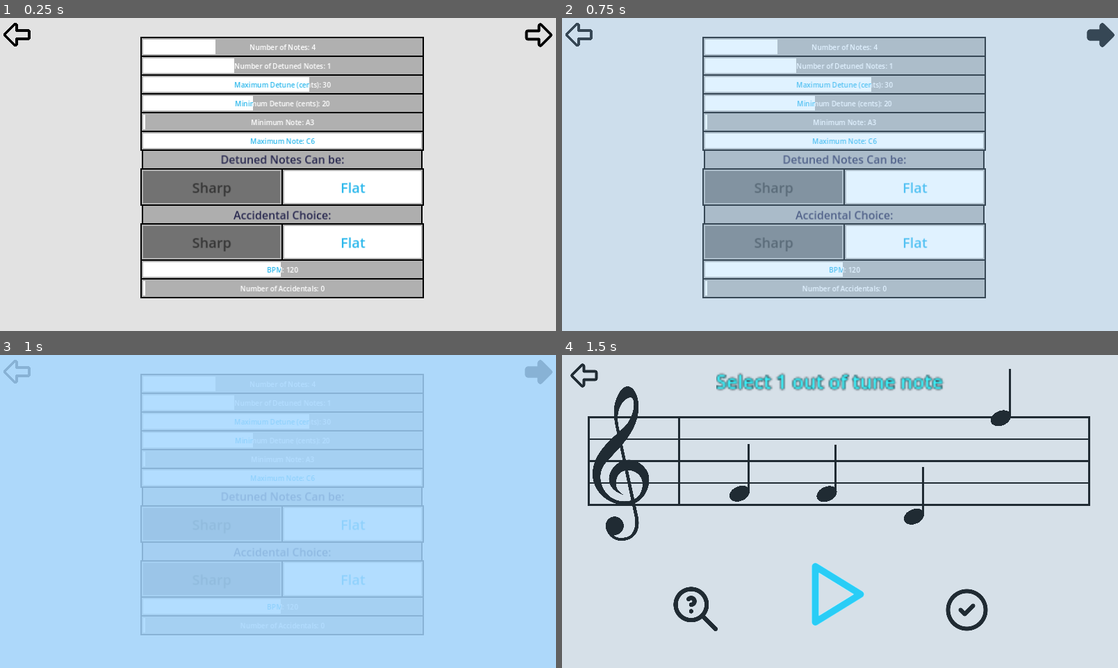
Above: before the commit, frames 1-4 (two rows, left to right).
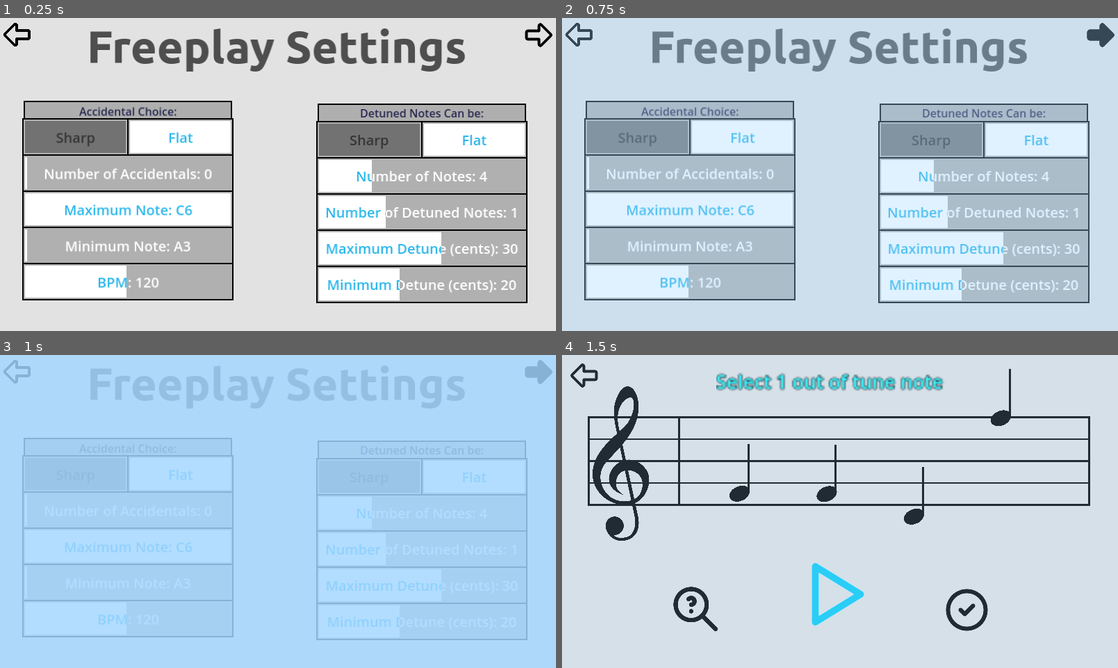
Above: after the commit, the same moments.

Repository: Sniggiho/COMP225-Reluna
Game: Godot game, scene res://Scenes/FreeplaySettingsMenu/FreeplaySettingsMenu.tscn
Two runs of this game, one before a commit and one after it. Both use one fixed random seed, a clock stepped at 60 frames per second and the inputs below. This scene is started directly instead of the project's main scene.
Inputs (mouse positions are in pixels of both pictures, inside the frame that each line leads up to):
- Up to frame 1 (0.25 s): no input
- Up to frame 2 (0.75 s): click (1101, 33) at 0.5 s
- Up to frame 3 (1 s): no input
- Up to frame 4 (1.5 s): click (834, 592) at 1.25 s

The runs differ from the first frame. In frame 1, 61% of the frame differs, in the area x 4-95%, y 3-92%; in frame 2, 49%; in frame 3, 8.1%; in frame 4, nothing differs.
Error in both runs: Cannot call method 'set_flip_h' on a null value. (res://Scenes/Note/Note.gd:88)

Commit message:
Freeplay settings prettier

Diff:
--- a/Project/Scenes/FreeplaySettingsMenu/FreeplaySettingsMenu.tscn
+++ b/Project/Scenes/FreeplaySettingsMenu/FreeplaySettingsMenu.tscn
@@ -14,11 +14,10 @@
 [ext_resource type="Script" path="res://Scenes/FreeplaySettingsMenu/MaxDetuneCents2.gd" id="21_oi6lf"]
 [ext_resource type="Script" path="res://Scenes/FreeplaySettingsMenu/MinDetuneCents2.gd" id="22_ha0as"]
 
-[sub_resource type="StyleBoxLine" id="StyleBoxLine_kvu5a"]
-grow_begin = 4.0
-grow_end = 4.0
-thickness = 4
-vertical = true
+[sub_resource type="StyleBoxLine" id="StyleBoxLine_hdchv"]
+grow_begin = 0.0
+grow_end = 0.0
+thickness = 4
 
 [sub_resource type="StyleBoxLine" id="StyleBoxLine_pjunv"]
 grow_begin = 4.0
@@ -27,6 +26,12 @@
 vertical = true
 
 [sub_resource type="StyleBoxLine" id="StyleBoxLine_l8p8p"]
+grow_begin = 4.0
+grow_end = 4.0
+thickness = 4
+vertical = true
+
+[sub_resource type="StyleBoxLine" id="StyleBoxLine_kvu5a"]
 grow_begin = 4.0
 grow_end = 4.0
 thickness = 4
@@ -44,80 +49,148 @@
 texture_focused = ExtResource("13_5oshy")
 
 [node name="NotesSettings" type="VBoxContainer" parent="."]
-offset_left = 409.0
-offset_top = 59.0
-offset_right = 1217.0
-offset_bottom = 1019.0
-
-[node name="NumNotes" parent="NotesSettings" instance=ExtResource("18_2jqco")]
-layout_mode = 2
-script = ExtResource("19_amv7j")
-text = "Number of Notes"
-minActualValue = 4
-maxActualValue = 15
-
-[node name="NumDetunedNotes" parent="NotesSettings" instance=ExtResource("18_2jqco")]
-layout_mode = 2
-max_value = 3.0
-value = 1.0
-script = ExtResource("20_d2nyq")
-text = "Number of Detuned Notes"
-minActualValue = 1
-maxActualValue = 3
-
-[node name="MaxDetuneCents" parent="NotesSettings" instance=ExtResource("18_2jqco")]
-layout_mode = 2
-max_value = 50.0
-step = 5.0
-value = 30.0
-script = ExtResource("21_oi6lf")
-text = "Maximum Detune (cents)"
-minActualValue = 5
-maxActualValue = 50
-
-[node name="MinDetuneCents" parent="NotesSettings" instance=ExtResource("18_2jqco")]
-layout_mode = 2
-max_value = 50.0
-step = 5.0
-value = 20.0
-script = ExtResource("22_ha0as")
-text = "Minimum Detune (cents)"
-minActualValue = 5
-maxActualValue = 50
-
-[node name="MinNote" parent="NotesSettings" instance=ExtResource("18_2jqco")]
+offset_left = 397.0
+offset_top = 9.0
+offset_right = 1205.0
+offset_bottom = 969.0
+
+[node name="ForwardButton" type="TextureButton" parent="."]
+offset_left = 1503.0
+offset_top = 1.0
+offset_right = 1743.0
+offset_bottom = 241.0
+scale = Vector2(0.4, 0.4)
+texture_normal = ExtResource("16_im4tj")
+texture_hover = ExtResource("13_5oshy")
+texture_focused = ExtResource("13_5oshy")
+flip_h = true
+
+[node name="ColumnA" type="VBoxContainer" parent="."]
+offset_left = 69.0
+offset_top = 239.0
+offset_right = 669.0
+offset_bottom = 809.0
+
+[node name="Accidental Choice" type="VBoxContainer" parent="ColumnA"]
+layout_mode = 2
+theme_override_constants/separation = 0
+
+[node name="HSeparator" type="HSeparator" parent="ColumnA/Accidental Choice"]
+layout_mode = 2
+theme_override_styles/separator = SubResource("StyleBoxLine_hdchv")
+
+[node name="HBoxContainer" type="HBoxContainer" parent="ColumnA/Accidental Choice"]
+layout_mode = 2
+theme_override_constants/separation = 0
+
+[node name="VSeparator" type="VSeparator" parent="ColumnA/Accidental Choice/HBoxContainer"]
+layout_mode = 2
+theme_override_styles/separator = SubResource("StyleBoxLine_pjunv")
+
+[node name="ColorRect" type="ColorRect" parent="ColumnA/Accidental Choice/HBoxContainer"]
+custom_minimum_size = Vector2(592, 50)
+layout_mode = 2
+color = Color(0.683594, 0.683594, 0.683594, 1)
+
+[node name="RichTextLabel" type="RichTextLabel" parent="ColumnA/Accidental Choice/HBoxContainer/ColorRect"]
+layout_mode = 1
+anchors_preset = 8
+anchor_left = 0.5
+anchor_top = 0.5
+anchor_right = 0.5
+anchor_bottom = 0.5
+offset_left = -20.0
+offset_top = -20.0
+offset_right = 20.0
+offset_bottom = 20.0
+grow_horizontal = 2
+grow_vertical = 2
+theme_override_colors/default_color = Color(0.15625, 0.15625, 0.308594, 1)
+theme_override_colors/font_outline_color = Color(0, 0, 0, 0)
+theme_override_font_sizes/normal_font_size = 32
+text = "Accidental Choice:"
+fit_content = true
+autowrap_mode = 0
+
+[node name="VSeparator2" type="VSeparator" parent="ColumnA/Accidental Choice/HBoxContainer"]
+layout_mode = 2
+theme_override_styles/separator = SubResource("StyleBoxLine_l8p8p")
+
+[node name="BySharps" parent="ColumnA/Accidental Choice" instance=ExtResource("19_ik1lg")]
+custom_minimum_size = Vector2(0, 100)
+layout_mode = 2
+negativeColor = Color(0.445313, 0.445313, 0.445313, 1)
+type = 0
+
+[node name="NumAccidentals" parent="ColumnA" instance=ExtResource("18_2jqco")]
+custom_minimum_size = Vector2(0, 100)
+layout_mode = 2
+max_value = 6.0
+value = 0.0
+script = ExtResource("16_vterl")
+text = "Number of Accidentals"
+maxActualValue = 6
+height = 100.0
+
+[node name="MaxNote" parent="ColumnA" instance=ExtResource("18_2jqco")]
+custom_minimum_size = Vector2(0, 100)
+layout_mode = 2
+max_value = 36.0
+value = 0.0
+script = ExtResource("20_ivtfm")
+text = "Maximum Note"
+height = 100.0
+
+[node name="MinNote" parent="ColumnA" instance=ExtResource("18_2jqco")]
+custom_minimum_size = Vector2(0, 100)
 layout_mode = 2
 max_value = 1.0
 value = 0.0
 script = ExtResource("19_08umj")
 text = "Minimum Note"
 maxActualValue = -1
-
-[node name="MaxNote" parent="NotesSettings" instance=ExtResource("18_2jqco")]
-layout_mode = 2
-max_value = 36.0
-value = 0.0
-script = ExtResource("20_ivtfm")
-text = "Maximum Note"
-
-[node name="DetuneDirection" type="VBoxContainer" parent="NotesSettings"]
-custom_minimum_size = Vector2(0, 150)
-layout_mode = 2
-
-[node name="CenterContainer" type="HBoxContainer" parent="NotesSettings/DetuneDirection"]
-layout_mode = 2
-theme_override_constants/separation = 0
-
-[node name="VSeparator" type="VSeparator" parent="NotesSettings/DetuneDirection/CenterContainer"]
+height = 100.0
+
+[node name="BPM" parent="ColumnA" instance=ExtResource("18_2jqco")]
+custom_minimum_size = Vector2(0, 100)
+layout_mode = 2
+max_value = 240.0
+step = 5.0
+value = 120.0
+script = ExtResource("16_3ew6s")
+text = "BPM"
+minActualValue = 100
+maxActualValue = 240
+height = 100.0
+
+[node name="ColumnB" type="VBoxContainer" parent="."]
+offset_left = 914.0
+offset_top = 246.0
+offset_right = 1514.0
+offset_bottom = 816.0
+
+[node name="DetuneDirection" type="VBoxContainer" parent="ColumnB"]
+layout_mode = 2
+theme_override_constants/separation = 0
+
+[node name="HSeparator" type="HSeparator" parent="ColumnB/DetuneDirection"]
+layout_mode = 2
+theme_override_styles/separator = SubResource("StyleBoxLine_hdchv")
+
+[node name="CenterContainer" type="HBoxContainer" parent="ColumnB/DetuneDirection"]
+layout_mode = 2
+theme_override_constants/separation = 0
+
+[node name="VSeparator" type="VSeparator" parent="ColumnB/DetuneDirection/CenterContainer"]
 layout_mode = 2
 theme_override_styles/separator = SubResource("StyleBoxLine_kvu5a")
 
-[node name="ColorRect" type="ColorRect" parent="NotesSettings/DetuneDirection/CenterContainer"]
-custom_minimum_size = Vector2(800, 50)
+[node name="ColorRect" type="ColorRect" parent="ColumnB/DetuneDirection/CenterContainer"]
+custom_minimum_size = Vector2(592, 50)
 layout_mode = 2
 color = Color(0.6875, 0.6875, 0.6875, 1)
 
-[node name="RichTextLabel" type="RichTextLabel" parent="NotesSettings/DetuneDirection/CenterContainer/ColorRect"]
+[node name="RichTextLabel" type="RichTextLabel" parent="ColumnB/DetuneDirection/CenterContainer/ColorRect"]
 layout_mode = 1
 anchors_preset = -1
 anchor_left = 0.5
@@ -137,104 +210,82 @@
 fit_content = true
 autowrap_mode = 0
 
-[node name="VSeparator2" type="VSeparator" parent="NotesSettings/DetuneDirection/CenterContainer"]
+[node name="VSeparator2" type="VSeparator" parent="ColumnB/DetuneDirection/CenterContainer"]
 layout_mode = 2
 theme_override_styles/separator = SubResource("StyleBoxLine_kvu5a")
 
-[node name="DetuneDirection" parent="NotesSettings/DetuneDirection" instance=ExtResource("19_ik1lg")]
-custom_minimum_size = Vector2(0, 100)
-layout_mode = 2
-
-[node name="Accidental Choice" type="VBoxContainer" parent="NotesSettings"]
-layout_mode = 2
-
-[node name="HBoxContainer" type="HBoxContainer" parent="NotesSettings/Accidental Choice"]
-layout_mode = 2
-theme_override_constants/separation = 0
-
-[node name="VSeparator" type="VSeparator" parent="NotesSettings/Accidental Choice/HBoxContainer"]
-layout_mode = 2
-theme_override_styles/separator = SubResource("StyleBoxLine_pjunv")
-
-[node name="ColorRect" type="ColorRect" parent="NotesSettings/Accidental Choice/HBoxContainer"]
-custom_minimum_size = Vector2(800, 50)
-layout_mode = 2
-color = Color(0.683594, 0.683594, 0.683594, 1)
-
-[node name="RichTextLabel" type="RichTextLabel" parent="NotesSettings/Accidental Choice/HBoxContainer/ColorRect"]
-layout_mode = 1
-anchors_preset = 8
-anchor_left = 0.5
-anchor_top = 0.5
-anchor_right = 0.5
-anchor_bottom = 0.5
-offset_left = -20.0
-offset_top = -20.0
-offset_right = 20.0
-offset_bottom = 20.0
-grow_horizontal = 2
-grow_vertical = 2
-theme_override_colors/default_color = Color(0.15625, 0.15625, 0.308594, 1)
-theme_override_colors/font_outline_color = Color(0, 0, 0, 0)
-theme_override_font_sizes/normal_font_size = 32
-text = "Accidental Choice:"
-fit_content = true
-autowrap_mode = 0
-
-[node name="VSeparator2" type="VSeparator" parent="NotesSettings/Accidental Choice/HBoxContainer"]
-layout_mode = 2
-theme_override_styles/separator = SubResource("StyleBoxLine_l8p8p")
-
-[node name="BySharps" parent="NotesSettings/Accidental Choice" instance=ExtResource("19_ik1lg")]
-custom_minimum_size = Vector2(0, 100)
-layout_mode = 2
-negativeColor = Color(0.445313, 0.445313, 0.445313, 1)
-type = 0
-
-[node name="BPM" parent="NotesSettings" instance=ExtResource("18_2jqco")]
-layout_mode = 2
-max_value = 240.0
+[node name="DetuneDirection" parent="ColumnB/DetuneDirection" instance=ExtResource("19_ik1lg")]
+custom_minimum_size = Vector2(0, 100)
+layout_mode = 2
+
+[node name="NumNotes" parent="ColumnB" instance=ExtResource("18_2jqco")]
+custom_minimum_size = Vector2(0, 100)
+layout_mode = 2
+script = ExtResource("19_amv7j")
+text = "Number of Notes"
+minActualValue = 4
+maxActualValue = 15
+height = 100.0
+
+[node name="NumDetunedNotes" parent="ColumnB" instance=ExtResource("18_2jqco")]
+custom_minimum_size = Vector2(0, 100)
+layout_mode = 2
+max_value = 3.0
+value = 1.0
+script = ExtResource("20_d2nyq")
+text = "Number of Detuned Notes"
+minActualValue = 1
+maxActualValue = 3
+height = 100.0
+
+[node name="MaxDetuneCents" parent="ColumnB" instance=ExtResource("18_2jqco")]
+custom_minimum_size = Vector2(0, 100)
+layout_mode = 2
+max_value = 50.0
 step = 5.0
-value = 120.0
-script = ExtResource("16_3ew6s")
-text = "BPM"
-minActualValue = 100
-maxActualValue = 240
-
-[node name="NumAccidentals" parent="NotesSettings" instance=ExtResource("18_2jqco")]
-layout_mode = 2
-max_value = 6.0
-value = 0.0
-script = ExtResource("16_vterl")
-text = "Number of Accidentals"
-maxActualValue = 6
-
-[node name="ForwardButton" type="TextureButton" parent="."]
-offset_left = 1503.0
-offset_top = 1.0
-offset_right = 1743.0
-offset_bottom = 241.0
-scale = Vector2(0.4, 0.4)
-texture_normal = ExtResource("16_im4tj")
-texture_hover = ExtResource("13_5oshy")
-texture_focused = ExtResource("13_5oshy")
-flip_h = true
+value = 30.0
+script = ExtResource("21_oi6lf")
+text = "Maximum Detune (cents)"
+minActualValue = 5
+maxActualValue = 50
+height = 100.0
+
+[node name="MinDetuneCents" parent="ColumnB" instance=ExtResource("18_2jqco")]
+custom_minimum_size = Vector2(0, 100)
+layout_mode = 2
+max_value = 50.0
+step = 5.0
+value = 20.0
+script = ExtResource("22_ha0as")
+text = "Minimum Detune (cents)"
+minActualValue = 5
+maxActualValue = 50
+height = 100.0
+
+[node name="Label" type="Label" parent="."]
+offset_left = 249.0
+offset_top = 7.0
+offset_right = 1344.0
+offset_bottom = 157.0
+text = "Freeplay Settings"
+horizontal_alignment = 1
+vertical_alignment = 1
 
 [connection signal="pressed" from="BackButton" to="." method="_goto_main_menu"]
-[connection signal="valueChanged" from="NotesSettings/NumNotes" to="NotesSettings/NumDetunedNotes" method="_on_num_notes_value_changed"]
-[connection signal="value_changed" from="NotesSettings/NumNotes" to="NotesSettings/NumNotes" method="_on_value_changed_derived"]
-[connection signal="value_changed" from="NotesSettings/NumDetunedNotes" to="NotesSettings/NumDetunedNotes" method="_on_value_changed_derived"]
-[connection signal="value_changed" from="NotesSettings/MaxDetuneCents" to="NotesSettings/MaxDetuneCents" method="_on_value_changed_derived"]
-[connection signal="value_changed" from="NotesSettings/MaxDetuneCents" to="NotesSettings/MinDetuneCents" method="_on_max_detune_cents_value_changed"]
-[connection signal="value_changed" from="NotesSettings/MinDetuneCents" to="NotesSettings/MinDetuneCents" method="_on_value_changed_derived"]
-[connection signal="minNoteChanged" from="NotesSettings/MinNote" to="NotesSettings/MaxNote" method="_on_min_note_min_note_changed"]
-[connection signal="value_changed" from="NotesSettings/MinNote" to="NotesSettings/MinNote" method="_on_value_changed_derived"]
-[connection signal="maxNoteChanged" from="NotesSettings/MaxNote" to="NotesSettings/MinNote" method="_on_max_note_max_note_changed"]
-[connection signal="value_changed" from="NotesSettings/MaxNote" to="NotesSettings/MaxNote" method="_on_value_changed_derived"]
-[connection signal="buttonsChanged" from="NotesSettings/Accidental Choice/BySharps" to="NotesSettings/MinNote" method="_on_by_sharps_buttons_changed"]
-[connection signal="buttonsChanged" from="NotesSettings/Accidental Choice/BySharps" to="NotesSettings/MaxNote" method="_on_by_sharps_buttons_changed"]
-[connection signal="value_changed" from="NotesSettings/BPM" to="NotesSettings/BPM" method="_on_value_changed_derived"]
-[connection signal="value_changed" from="NotesSettings/NumAccidentals" to="NotesSettings/MinNote" method="_on_num_accidentals_value_changed"]
-[connection signal="value_changed" from="NotesSettings/NumAccidentals" to="NotesSettings/MaxNote" method="_on_num_accidentals_value_changed"]
-[connection signal="value_changed" from="NotesSettings/NumAccidentals" to="NotesSettings/NumAccidentals" method="_on_value_changed_derived"]
 [connection signal="pressed" from="ForwardButton" to="." method="_on_button_pressed"]
+[connection signal="buttonsChanged" from="ColumnA/Accidental Choice/BySharps" to="ColumnA/MinNote" method="_on_by_sharps_buttons_changed"]
+[connection signal="buttonsChanged" from="ColumnA/Accidental Choice/BySharps" to="ColumnA/MaxNote" method="_on_by_sharps_buttons_changed"]
+[connection signal="value_changed" from="ColumnA/NumAccidentals" to="ColumnA/MinNote" method="_on_num_accidentals_value_changed"]
+[connection signal="value_changed" from="ColumnA/NumAccidentals" to="ColumnA/MaxNote" method="_on_num_accidentals_value_changed"]
+[connection signal="value_changed" from="ColumnA/NumAccidentals" to="ColumnA/NumAccidentals" method="_on_value_changed_derived"]
+[connection signal="maxNoteChanged" from="ColumnA/MaxNote" to="ColumnA/MinNote" method="_on_max_note_max_note_changed"]
+[connection signal="value_changed" from="ColumnA/MaxNote" to="ColumnA/MaxNote" method="_on_value_changed_derived"]
+[connection signal="minNoteChanged" from="ColumnA/MinNote" to="ColumnA/MaxNote" method="_on_min_note_min_note_changed"]
+[connection signal="value_changed" from="ColumnA/MinNote" to="ColumnA/MinNote" method="_on_value_changed_derived"]
+[connection signal="value_changed" from="ColumnA/BPM" to="ColumnA/BPM" method="_on_value_changed_derived"]
+[connection signal="valueChanged" from="ColumnB/NumNotes" to="ColumnB/NumDetunedNotes" method="_on_num_notes_value_changed"]
+[connection signal="value_changed" from="ColumnB/NumNotes" to="ColumnB/NumNotes" method="_on_value_changed_derived"]
+[connection signal="value_changed" from="ColumnB/NumDetunedNotes" to="ColumnB/NumDetunedNotes" method="_on_value_changed_derived"]
+[connection signal="value_changed" from="ColumnB/MaxDetuneCents" to="ColumnB/MaxDetuneCents" method="_on_value_changed_derived"]
+[connection signal="value_changed" from="ColumnB/MaxDetuneCents" to="ColumnB/MinDetuneCents" method="_on_max_detune_cents_value_changed"]
+[connection signal="value_changed" from="ColumnB/MinDetuneCents" to="ColumnB/MinDetuneCents" method="_on_value_changed_derived"]
--- a/Project/Scenes/NewHSlider/NewHSlider.tscn
+++ b/Project/Scenes/NewHSlider/NewHSlider.tscn
@@ -7,16 +7,16 @@
 [sub_resource type="ShaderMaterial" id="ShaderMaterial_oc08h"]
 resource_local_to_scene = true
 shader = ExtResource("5_fu81e")
-shader_parameter/rightEdge = 0.208123
+shader_parameter/rightEdge = 0.280583
 shader_parameter/positiveTextColor = null
 shader_parameter/negativeTextColor = null
 
 [node name="NewHSlider" type="HSlider"]
 custom_minimum_size = Vector2(0, 50)
-offset_left = 8.0
-offset_top = 16.0
-offset_right = 1511.0
-offset_bottom = 626.0
+offset_left = 254.0
+offset_top = 140.0
+offset_right = 1363.0
+offset_bottom = 430.0
 max_value = 15.0
 value = 4.0
 script = ExtResource("1_176bh")
@@ -32,16 +32,16 @@
 layout_mode = 2
 offset_left = -4.0
 offset_top = -4.0
-offset_right = 1507.0
-offset_bottom = 614.0
+offset_right = 1113.0
+offset_bottom = 294.0
 mouse_filter = 2
 color = Color(0, 0, 0, 1)
 metadata/_edit_lock_ = true
 
 [node name="Background" type="ColorRect" parent="."]
 layout_mode = 2
-offset_right = 1503.0
-offset_bottom = 610.0
+offset_right = 1109.0
+offset_bottom = 290.0
 mouse_filter = 2
 color = Color(0.690196, 0.690196, 0.690196, 1)
 metadata/_edit_lock_ = true
@@ -50,15 +50,15 @@
 layout_mode = 2
 offset_left = 4.0
 offset_top = 4.0
-offset_right = 396.8
-offset_bottom = 606.0
+offset_right = 291.733
+offset_bottom = 286.0
 metadata/_edit_lock_ = true
 
 [node name="CenterContainer" type="CenterContainer" parent="."]
-custom_minimum_size = Vector2(1503, 610)
+custom_minimum_size = Vector2(1109, 290)
 layout_mode = 1
-offset_right = 1503.0
-offset_bottom = 610.0
+offset_right = 1109.0
+offset_bottom = 290.0
 metadata/_edit_lock_ = true
 
 [node name="Text" type="RichTextLabel" parent="CenterContainer"]
@@ -67,7 +67,7 @@
 layout_mode = 2
 mouse_filter = 2
 theme_override_colors/font_outline_color = Color(0, 0, 0, 0)
-theme_override_font_sizes/normal_font_size = 244
+theme_override_font_sizes/normal_font_size = 116
 text = "Label"
 fit_content = true
 scroll_active = false
Not shown: 1 places in Project/Scenes/FreeplaySettingsMenu/FreeplaySettingsMenu.tscn that only renumber resources
